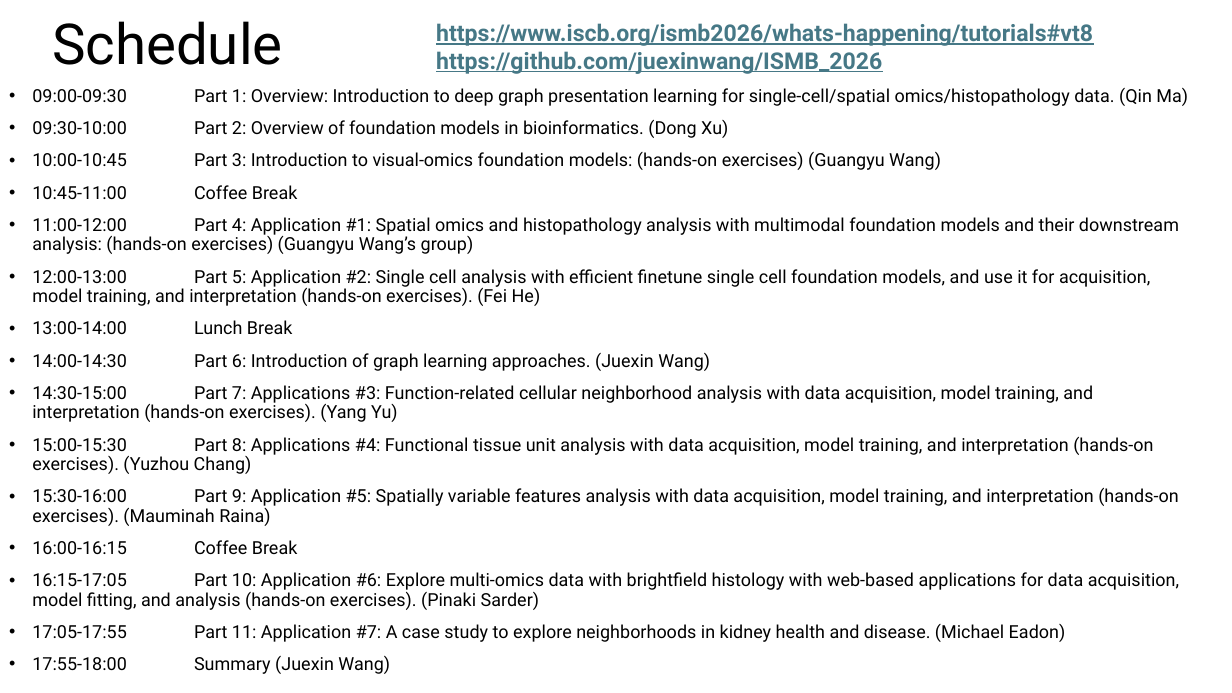
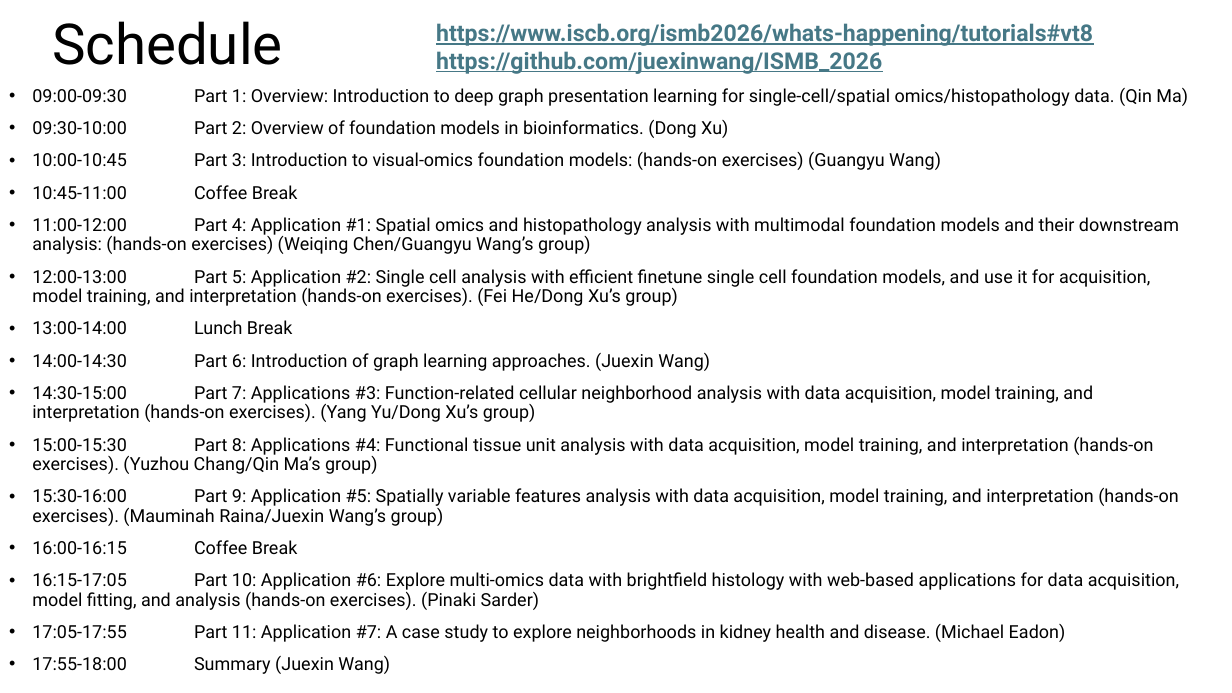
Before and after one commit to juexinwang/ISMB_2026, a slide deck: slide 1 of Schedule.pptx. Drawn at 1232x693 pixels with LibreOffice and Linux fonts; fonts in the diff are those of the drawing. Boxes give left, top, right and bottom in pixels: in the first picture for what was removed or moved away, otherwise in the second. Text is boxed around its words. In the diff, an @@ line names an element or a change of style, - is before the commit and + after.

Commit message:
update presenters

```diff
--- a/Schedule.pptx
+++ b/Schedule.pptx
@@ text at [32,217,1179,306]: text changed @@
-• 11:00-12:00 Part 4: Application #1: Spatial omics and histopathology analysis with multimodal foundation models and their downstream analysis: (hands-on exercises) (Guangyu Wang’s group)
-• 12:00-13:00 Part 5: Application #2: Single cell analysis with efficient finetune single cell foundation models, and use it for acquisition, model training, and interpretation (hands-on exercises). (Fei He)
+• 11:00-12:00 Part 4: Application #1: Spatial omics and histopathology analysis with multimodal foundation models and their downstream analysis: (hands-on exercises) (Weiqing Chen/Guangyu Wang’s group)
+• 12:00-13:00 Part 5: Application #2: Single cell analysis with efficient finetune single cell foundation models, and use it for acquisition, model training, and interpretation (hands-on exercises). (Fei He/Dong Xu’s group)
@@ text at [32,385,1178,526]: text changed @@
-• 14:30-15:00 Part 7: Applications #3: Function-related cellular neighborhood analysis with data acquisition, model training, and interpretation (hands-on exercises). (Yang Yu)
-• 15:00-15:30 Part 8: Applications #4: Functional tissue unit analysis with data acquisition, model training, and interpretation (hands-on exercises). (Yuzhou Chang)
-• 15:30-16:00 Part 9: Application #5: Spatially variable features analysis with data acquisition, model training, and interpretation (hands-on exercises). (Mauminah Raina)
+• 14:30-15:00 Part 7: Applications #3: Function-related cellular neighborhood analysis with data acquisition, model training, and interpretation (hands-on exercises). (Yang Yu/Dong Xu’s group)
+• 15:00-15:30 Part 8: Applications #4: Functional tissue unit analysis with data acquisition, model training, and interpretation (hands-on exercises). (Yuzhou Chang/Qin Ma’s group)
+• 15:30-16:00 Part 9: Application #5: Spatially variable features analysis with data acquisition, model training, and interpretation (hands-on exercises). (Mauminah Raina/Juexin Wang’s group)
```
